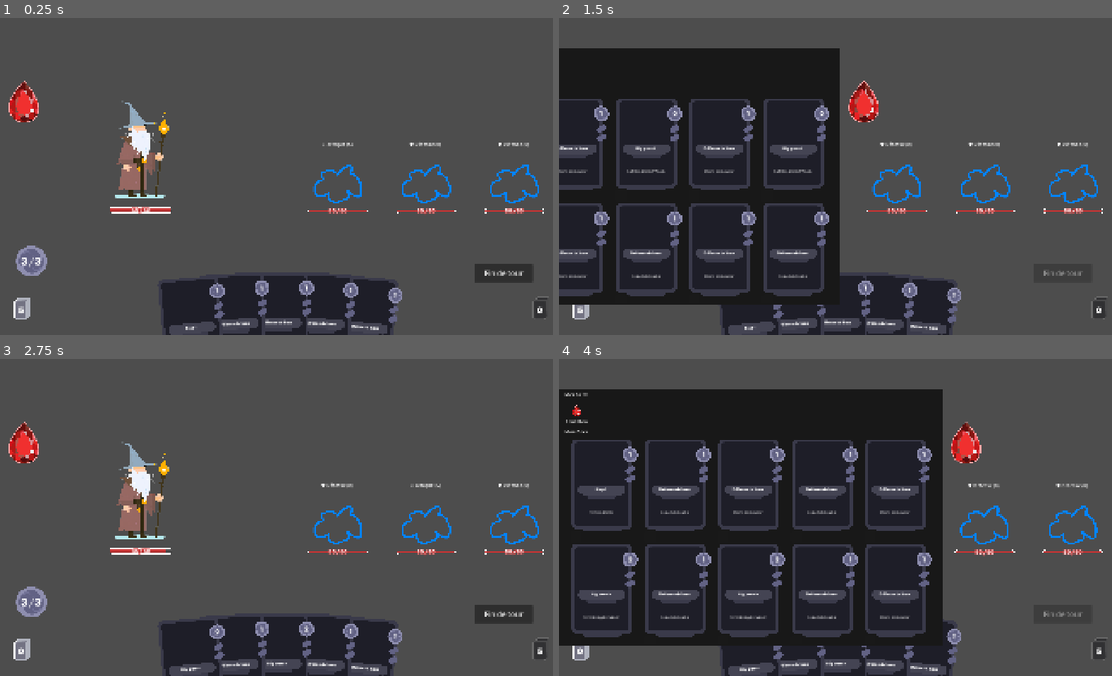
Above: before the commit, frames 1-4 (two rows, left to right).
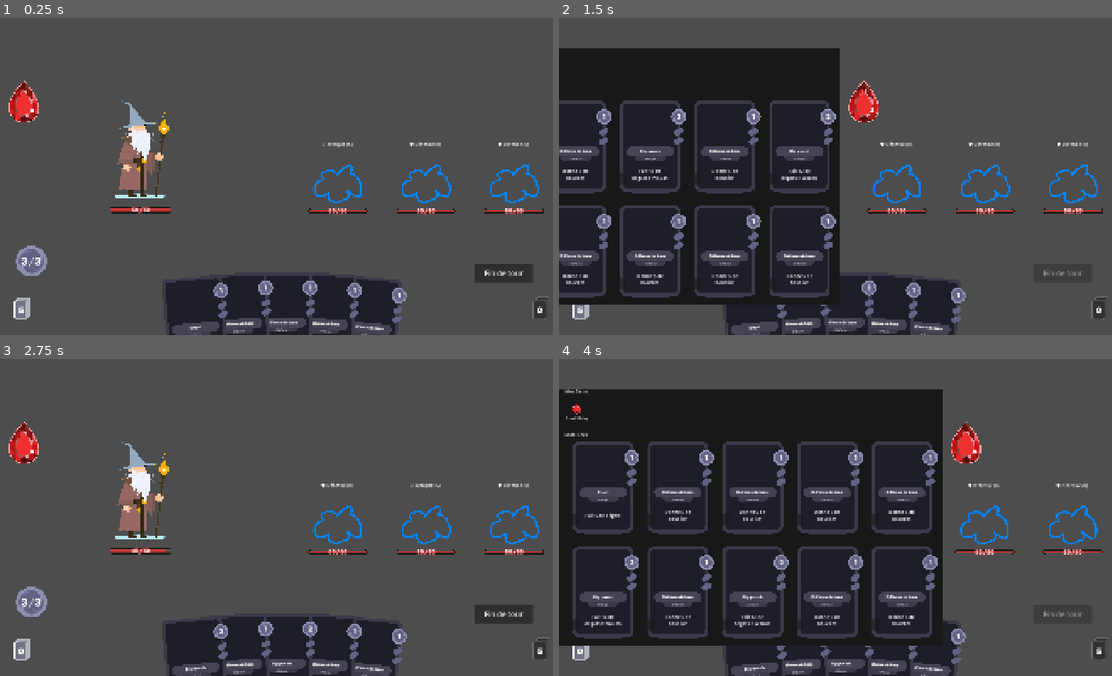
Above: after the commit, the same moments.

Repository: Elehos/jeu_de_bouboules
Game: Godot game, scene res://scenes/combat/combat.tscn
Two runs of this game, one before a commit and one after it. Both use one fixed random seed, a clock stepped at 60 frames per second and the inputs below.
Inputs (mouse positions are in pixels of both pictures, inside the frame that each line leads up to):
- Up to frame 1 (0.25 s): no input
- Up to frame 2 (1.5 s): click "Fin de tour" at 0.5 s; click (581, 100) at 1.25 s
- Up to frame 3 (2.75 s): click (409, 441) at 2 s
- Up to frame 4 (4 s): click "Fin de tour" at 2.75 s; click (581, 441) at 3.5 s

The runs differ from the first frame. In frame 1, 2.0% of the frame differs, in the area x 19-99%, y 59-100%; in frame 2, 11%; in frame 3, 2.0%; in frame 4, 14%, in the area x 0-99%, y 9-100%.

Commit message:
geeeemmssss

Diff:
--- a/ressoucesCards/attackCard.tres
+++ b/ressoucesCards/attackCard.tres
@@ -5,7 +5,7 @@
 [resource]
 script = ExtResource("1_74i71")
 card_name = "Slap !"
-description = "Fait 5 de dégats"
+description = "Fait {damage} de dégats"
 damage = 5
 requires_target = true
 metadata/_custom_type_script = "uid://f3o7b7woxojq"
--- a/ressoucesCards/defenseCard.tres
+++ b/ressoucesCards/defenseCard.tres
@@ -6,5 +6,6 @@
 script = ExtResource("1_p503o")
 card_name = "Défense de base"
 description = "Donne 5 de bouclier"
+card_type = 1
 block = 5
 metadata/_custom_type_script = "uid://f3o7b7woxojq"
--- a/ressoucesCards/superAttackCard.tres
+++ b/ressoucesCards/superAttackCard.tres
@@ -6,7 +6,7 @@
 script = ExtResource("1_vt1s7")
 card_name = "Big punch"
 cost = 2
-description = "Fait 12 de dégats !! Wouah"
+description = "Fait {damage} de dégats !! Wouah"
 damage = 12
 requires_target = true
 metadata/_custom_type_script = "uid://f3o7b7woxojq"
--- a/scenes/cards/Card.tscn
+++ b/scenes/cards/Card.tscn
@@ -3,18 +3,16 @@
 [ext_resource type="Script" uid="uid://1urewgq58c01" path="res://script/cards/Card.gd" id="1_fa4yn"]
 [ext_resource type="Texture2D" uid="uid://bggcn6yldwd3m" path="res://assets/cards/background_card.png" id="2_5xlns"]
 [ext_resource type="FontFile" uid="uid://j26yeyw80ro7" path="res://assets/fonts/GeneralSans-Bold.otf" id="3_5xlns"]
-[ext_resource type="FontFile" uid="uid://cweuoumjq3fpl" path="res://assets/fonts/GeneralSans-Regular.otf" id="4_m2018"]
+[ext_resource type="Script" uid="uid://dfgluag3f2y8s" path="res://script/gems/GemSlot.gd" id="5_1q37b"]
+[ext_resource type="FontFile" uid="uid://bpr7ek26kbdeq" path="res://assets/fonts/GeneralSans-MediumItalic.otf" id="5_mo7yc"]
 
 [sub_resource type="StyleBoxEmpty" id="StyleBoxEmpty_7s3sq"]
-
-[sub_resource type="LabelSettings" id="LabelSettings_h2sm1"]
-font_size = 11
 
 [node name="Card" type="Control" unique_id=97315397]
 custom_minimum_size = Vector2(240, 300)
 layout_mode = 3
 anchors_preset = 0
-offset_right = 240.0
+offset_right = 244.0
 offset_bottom = 317.0
 script = ExtResource("1_fa4yn")
 
@@ -24,24 +22,25 @@
 anchors_preset = 15
 anchor_right = 1.0
 anchor_bottom = 1.0
+offset_right = 4.0
 grow_horizontal = 2
 grow_vertical = 2
 theme_override_styles/panel = SubResource("StyleBoxEmpty_7s3sq")
 
 [node name="CardBackground" type="TextureRect" parent="Panel" unique_id=280004564]
 layout_mode = 0
-offset_left = -9.999999
-offset_top = 1.9999998
-offset_right = 1179.9999
+offset_left = 4.999999
+offset_top = 1.9999999
+offset_right = 1194.9999
 offset_bottom = 1578.9683
 scale = Vector2(0.2, 0.2)
 texture = ExtResource("2_5xlns")
 
 [node name="CardCost" type="Label" parent="Panel" unique_id=2014171580]
 layout_mode = 0
-offset_left = 182.0
+offset_left = 198.0
 offset_top = 35.0
-offset_right = 223.0
+offset_right = 239.0
 offset_bottom = 74.0
 size_flags_horizontal = 8
 size_flags_stretch_ratio = 0.0
@@ -54,12 +53,12 @@
 autowrap_trim_flags = 0
 
 [node name="CardName" type="Label" parent="Panel" unique_id=1475386707]
-custom_minimum_size = Vector2(110, 28)
-custom_maximum_size = Vector2(110, 28)
+custom_minimum_size = Vector2(130, 28)
+custom_maximum_size = Vector2(130, 28)
 layout_mode = 0
-offset_left = 48.0
+offset_left = 55.0
 offset_top = 159.0
-offset_right = 158.0
+offset_right = 185.0
 offset_bottom = 187.0
 size_flags_horizontal = 0
 size_flags_vertical = 0
@@ -70,16 +69,50 @@
 vertical_alignment = 1
 clip_text = true
 
-[node name="CardDescription" type="Label" parent="Panel" unique_id=86117268]
+[node name="CardDescription" type="RichTextLabel" parent="Panel" unique_id=1670690184]
 custom_minimum_size = Vector2(110, 0)
 layout_mode = 0
-offset_left = 39.0
+offset_left = 56.0
 offset_top = 217.0
-offset_right = 167.0
+offset_right = 184.0
 offset_bottom = 286.0
-theme_override_fonts/font = ExtResource("4_m2018")
-theme_override_font_sizes/font_size = 18
-label_settings = SubResource("LabelSettings_h2sm1")
+bbcode_enabled = true
+fit_content = true
+scroll_active = false
+autowrap_mode = 2
 horizontal_alignment = 1
 vertical_alignment = 1
-autowrap_mode = 2
+
+[node name="TypeLabel" type="Label" parent="Panel" unique_id=1353106803]
+layout_mode = 0
+offset_left = 81.0
+offset_top = 188.0
+offset_right = 161.0
+offset_bottom = 211.0
+theme_override_fonts/font = ExtResource("5_mo7yc")
+theme_override_font_sizes/font_size = 10
+horizontal_alignment = 1
+vertical_alignment = 1
+
+[node name="GemSlot" type="Panel" parent="." unique_id=1960030779]
+layout_mode = 1
+anchors_preset = 2
+anchor_top = 1.0
+anchor_bottom = 1.0
+offset_left = 6.0
+offset_top = -68.0
+offset_right = 42.0
+offset_bottom = -32.0
+grow_vertical = 0
+script = ExtResource("5_1q37b")
+
+[node name="EquippedIcon" type="TextureRect" parent="GemSlot" unique_id=1599473847]
+visible = false
+layout_mode = 1
+anchors_preset = 15
+anchor_right = 1.0
+anchor_bottom = 1.0
+grow_horizontal = 2
+grow_vertical = 2
+expand_mode = 1
+stretch_mode = 5
--- a/scenes/combat/combat.tscn
+++ b/scenes/combat/combat.tscn
@@ -29,6 +29,7 @@
 [ext_resource type="Script" uid="uid://b6itj8dvr5ww8" path="res://script/gems/GemBag.gd" id="27_5gaff"]
 [ext_resource type="PackedScene" uid="uid://d0tb3k3iwaipx" path="res://scenes/gems/gem_icon.tscn" id="28_a2dhc"]
 [ext_resource type="PackedScene" uid="uid://bgc2demvv24yu" path="res://scenes/gems/card_gem_slot_row.tscn" id="29_oxr7k"]
+[ext_resource type="Script" uid="uid://d37fab13664ao" path="res://script/gems/GemUnequipZone.gd" id="30_oxr7k"]
 
 [sub_resource type="StyleBoxFlat" id="StyleBoxFlat_mrrmw"]
 bg_color = Color(0.7266102, 0.5801185, 0.1586653, 1)
@@ -312,7 +313,9 @@
 text = "Mes Gems"
 
 [node name="GemList" type="HFlowContainer" parent="UI/GemBagPanel/Content" unique_id=216749305]
-layout_mode = 2
+custom_minimum_size = Vector2(0, 100)
+layout_mode = 2
+script = ExtResource("30_oxr7k")
 
 [node name="Deck" type="Label" parent="UI/GemBagPanel/Content" unique_id=850009372]
 layout_mode = 2
--- a/scenes/gems/card_gem_slot_row.tscn
+++ b/scenes/gems/card_gem_slot_row.tscn
@@ -2,31 +2,9 @@
 
 [ext_resource type="Script" uid="uid://ds2wwr6rlwocx" path="res://script/gems/CardGemSlotRow.gd" id="1_vdw8s"]
 [ext_resource type="PackedScene" uid="uid://d0g5hjsgl0b2j" path="res://scenes/cards/card.tscn" id="2_x5qge"]
-[ext_resource type="Script" uid="uid://dfgluag3f2y8s" path="res://script/gems/GemSlot.gd" id="3_qsew4"]
 
 [node name="CardGemSlotRow" type="Control" unique_id=1543372900]
 layout_mode = 3
 anchors_preset = 0
 script = ExtResource("1_vdw8s")
 card_scene = ExtResource("2_x5qge")
-
-[node name="GemSlot" type="Panel" parent="." unique_id=713245421]
-layout_mode = 1
-anchors_preset = 2
-anchor_top = 1.0
-anchor_bottom = 1.0
-offset_right = 36.0
-offset_bottom = 36.0
-grow_vertical = 0
-script = ExtResource("3_qsew4")
-
-[node name="EquippedIcon" type="TextureRect" parent="GemSlot" unique_id=1057184229]
-visible = false
-layout_mode = 1
-anchors_preset = 15
-anchor_right = 1.0
-anchor_bottom = 1.0
-grow_horizontal = 2
-grow_vertical = 2
-expand_mode = 1
-stretch_mode = 5
--- a/script/cards/Card.gd
+++ b/script/cards/Card.gd
@@ -6,7 +6,7 @@
 @onready var panel: Panel = $Panel
 @onready var name_label: Label = $Panel/CardName
 @onready var cost_label: Label = $Panel/CardCost
-@onready var description_label: Label = $Panel/CardDescription
+@onready var description_label: RichTextLabel = $Panel/CardDescription
 @export var card_name_max_width: float = 110.0
 var dragging: bool = false
 var drag_start_mouse: Vector2
@@ -33,6 +33,9 @@
 
 var click_follow_active: bool = false
 const CLICK_MOVE_THRESHOLD: float = 12.0
+
+@onready var gem_slot: GemSlot = $GemSlot
+@onready var type_label: Label = $Panel/TypeLabel
 
 
 func _ready() -> void:
@@ -43,14 +46,23 @@
 	CombatEvents.mana_changed.connect(_on_mana_changed)
 	CombatEvents.targeting_started.connect(_on_targeting_started)
 	CombatEvents.targeting_cancelled.connect(_on_targeting_cancelled)
+	CombatEvents.gem_equip_changed.connect(_on_gem_equip_changed)
 	_update_affordability()
+
+func _on_gem_equip_changed() -> void:
+	update_display()
 
 func update_display() -> void:
 	if card_data:
 		name_label.text = card_data.card_name
 		_fit_label_text(name_label, card_name_max_width)
 		cost_label.text = str(card_data.cost)
-		description_label.text = card_data.description
+		description_label.text = card_data.get_display_description()
+		type_label.text = card_data.get_type_label()
+
+	if gem_slot:
+		gem_slot.card_data = card_data
+		gem_slot.update_display()
 
 
 func set_interactive(value: bool) -> void:
--- a/script/cards/CardData.gd
+++ b/script/cards/CardData.gd
@@ -1,16 +1,18 @@
 extends Resource
 class_name CardData
+
+enum CardType { ATTACK, DEFENSE, SKILL }
 
 @export var card_name: String = ""
 @export var cost: int = 1
 @export var description: String = ""
+@export var card_type: CardType = CardType.ATTACK
 
 @export var damage: int = 0
 @export var block: int = 0
 
 @export var requires_target: bool = false
 
-# Gem équipée sur cet exemplaire précis de la carte
 @export var equipped_gem: GemData = null
 
 func get_effective_damage() -> int:
@@ -18,3 +20,26 @@
 	if equipped_gem:
 		bonus = equipped_gem.damage_bonus
 	return damage + bonus
+
+func get_type_label() -> String:
+	match card_type:
+		CardType.ATTACK:
+			return "Attaque"
+		CardType.DEFENSE:
+			return "Défense"
+		CardType.SKILL:
+			return "Compétence"
+		_:
+			return ""
+
+func get_display_description() -> String:
+	if not description.contains("{damage}"):
+		return description
+
+	var effective: int = get_effective_damage()
+	var damage_text: String = str(effective)
+
+	if effective > damage:
+		damage_text = "[color=#7CFC7C]" + damage_text + "[/color]"
+
+	return description.replace("{damage}", damage_text)
--- a/script/combat/Character.gd
+++ b/script/combat/Character.gd
@@ -29,8 +29,8 @@
 
 @onready var hp_bar_outline: Panel = $HPBarOutline
 
-const OUTLINE_COLOR: Color = Color(1.0, 1.0, 1.0, 1.0)
-const OUTLINE_WIDTH: int = 2
+const OUTLINE_COLOR: Color = Color(0.09, 0.09, 0.09, 0.898)
+const OUTLINE_WIDTH: int = 3
 @export var outline_margin: float = 4.0
 
 @onready var hp_bar_shading: TextureRect = $HPBarShading
--- a/script/combat/CombatEvents.gd
+++ b/script/combat/CombatEvents.gd
@@ -14,6 +14,8 @@
 
 @export var max_mana: int = 3
 var current_mana: int = max_mana
+
+signal gem_equip_changed
 
 func refill_mana() -> void:
 	current_mana = max_mana
--- a/script/gems/CardGemSlotRow.gd
+++ b/script/gems/CardGemSlotRow.gd
@@ -3,8 +3,6 @@
 
 @export var card_data: CardData
 @export var card_scene: PackedScene
-
-@onready var gem_slot: GemSlot = $GemSlot
 
 var card_instance: Card
 
@@ -19,10 +17,5 @@
 		card_instance = card_scene.instantiate()
 		card_instance.card_data = card_data
 		add_child(card_instance)
-		move_child(card_instance, 0)
 		card_instance.set_interactive(false)
 		custom_minimum_size = card_instance.size
-
-	if gem_slot:
-		gem_slot.card_data = card_data
-		gem_slot.update_display()
--- a/script/gems/GemBag.gd
+++ b/script/gems/GemBag.gd
@@ -15,6 +15,11 @@
 
 func _ready() -> void:
 	position.x = closed_position_x
+	CombatEvents.gem_equip_changed.connect(_on_gem_equip_changed)
+
+func _on_gem_equip_changed() -> void:
+	if is_open:
+		refresh_gems()
 
 func toggle() -> void:
 	if is_open:
@@ -38,7 +43,11 @@
 	for child in gem_list.get_children():
 		child.queue_free()
 
+	var equipped_gems: Array[GemData] = _get_all_equipped_gems()
+
 	for gem in GemInventory.owned_gems:
+		if gem in equipped_gems:
+			continue
 		var gem_instance = gem_icon_scene.instantiate()
 		gem_instance.gem_data = gem
 		gem_list.add_child(gem_instance)
@@ -57,3 +66,17 @@
 		var row_instance = card_row_scene.instantiate()
 		row_instance.card_data = card
 		deck_list.add_child(row_instance)
+
+func _get_all_equipped_gems() -> Array[GemData]:
+	var result: Array[GemData] = []
+	var full_deck: Array[CardData] = DeckManager.get_full_deck()
+
+	var hand_node = get_tree().get_first_node_in_group("hand")
+	if hand_node:
+		full_deck += hand_node.get_card_data_list()
+
+	for card in full_deck:
+		if card.equipped_gem:
+			result.append(card.equipped_gem)
+
+	return result
--- a/script/gems/GemData.gd
+++ b/script/gems/GemData.gd
@@ -6,3 +6,5 @@
 @export var icon: Texture2D
 
 @export var damage_bonus: int = 0
+
+@export var allowed_card_type: CardData.CardType = CardData.CardType.ATTACK
--- a/script/gems/GemSlot.gd
+++ b/script/gems/GemSlot.gd
@@ -18,9 +18,41 @@
 		equipped_icon.visible = false
 
 func _can_drop_data(_at_position: Vector2, data) -> bool:
-	return typeof(data) == TYPE_DICTIONARY and data.has("gem_data")
+	if typeof(data) != TYPE_DICTIONARY or not data.has("gem_data"):
+		return false
+
+	var gem: GemData = data["gem_data"]
+	if not card_data:
+		return false
+
+	return gem.allowed_card_type == card_data.card_type
 
 func _drop_data(_at_position: Vector2, data) -> void:
+	if data.has("source_slot") and data["source_slot"] == self:
+		return
+
+	if data.has("source_slot"):
+		var source: GemSlot = data["source_slot"]
+		source.card_data.equipped_gem = null
+		source.update_display()
+
 	if card_data:
 		card_data.equipped_gem = data["gem_data"]
 		update_display()
+
+	CombatEvents.gem_equip_changed.emit()
+
+func _get_drag_data(_at_position: Vector2) -> Variant:
+	if not card_data or not card_data.equipped_gem:
+		return null
+
+	var gem: GemData = card_data.equipped_gem
+
+	var preview := TextureRect.new()
+	preview.texture = gem.icon
+	preview.custom_minimum_size = Vector2(50, 50)
+	preview.expand_mode = TextureRect.EXPAND_IGNORE_SIZE
+	preview.stretch_mode = TextureRect.STRETCH_KEEP_ASPECT_CENTERED
+	set_drag_preview(preview)
+
+	return {"gem_data": gem, "source_slot": self}
--- /dev/null
+++ b/script/gems/GemUnequipZone.gd
@@ -0,0 +1,44 @@
+extends HFlowContainer
+
+const DASH_COLOR: Color = Color(1, 1, 1, 0.6)
+const DASH_LENGTH: float = 6.0
+const DASH_GAP: float = 4.0
+
+func _process(_delta: float) -> void:
+	queue_redraw()
+
+func _draw() -> void:
+	if get_viewport().gui_is_dragging():
+		_draw_dashed_rect(Rect2(Vector2.ZERO, size), DASH_COLOR, 2.0)
+
+func _draw_dashed_rect(rect: Rect2, color: Color, width: float) -> void:
+	var corners: Array[Vector2] = [
+		rect.position,
+		Vector2(rect.end.x, rect.position.y),
+		rect.end,
+		Vector2(rect.position.x, rect.end.y)
+	]
+	for i in range(4):
+		_draw_dashed_line(corners[i], corners[(i + 1) % 4], color, width)
+
+func _draw_dashed_line(from: Vector2, to: Vector2, color: Color, width: float) -> void:
+	var length: float = from.distance_to(to)
+	var direction: Vector2 = (to - from).normalized()
+	var step: float = DASH_LENGTH + DASH_GAP
+	var count: int = int(length / step)
+
+	for i in range(count + 1):
+		var start: Vector2 = from + direction * (i * step)
+		var end: Vector2 = start + direction * min(DASH_LENGTH, length - i * step)
+		if start.distance_to(from) < length:
+			draw_line(start, end, color, width)
+
+func _can_drop_data(_at_position: Vector2, data) -> bool:
+	return typeof(data) == TYPE_DICTIONARY and data.has("gem_data") and data.has("source_slot")
+
+func _drop_data(_at_position: Vector2, data) -> void:
+	var source: GemSlot = data["source_slot"]
+	if source and source.card_data:
+		source.card_data.equipped_gem = null
+		source.update_display()
+	CombatEvents.gem_equip_changed.emit()
Not shown, added: script/gems/GemUnequipZone.gd.uid
